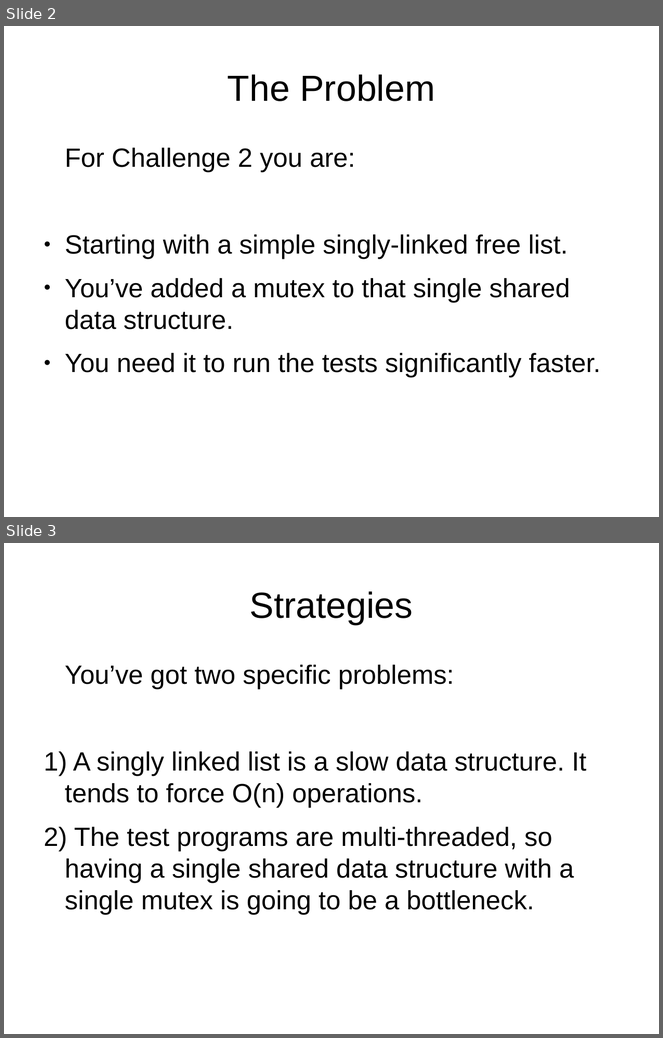
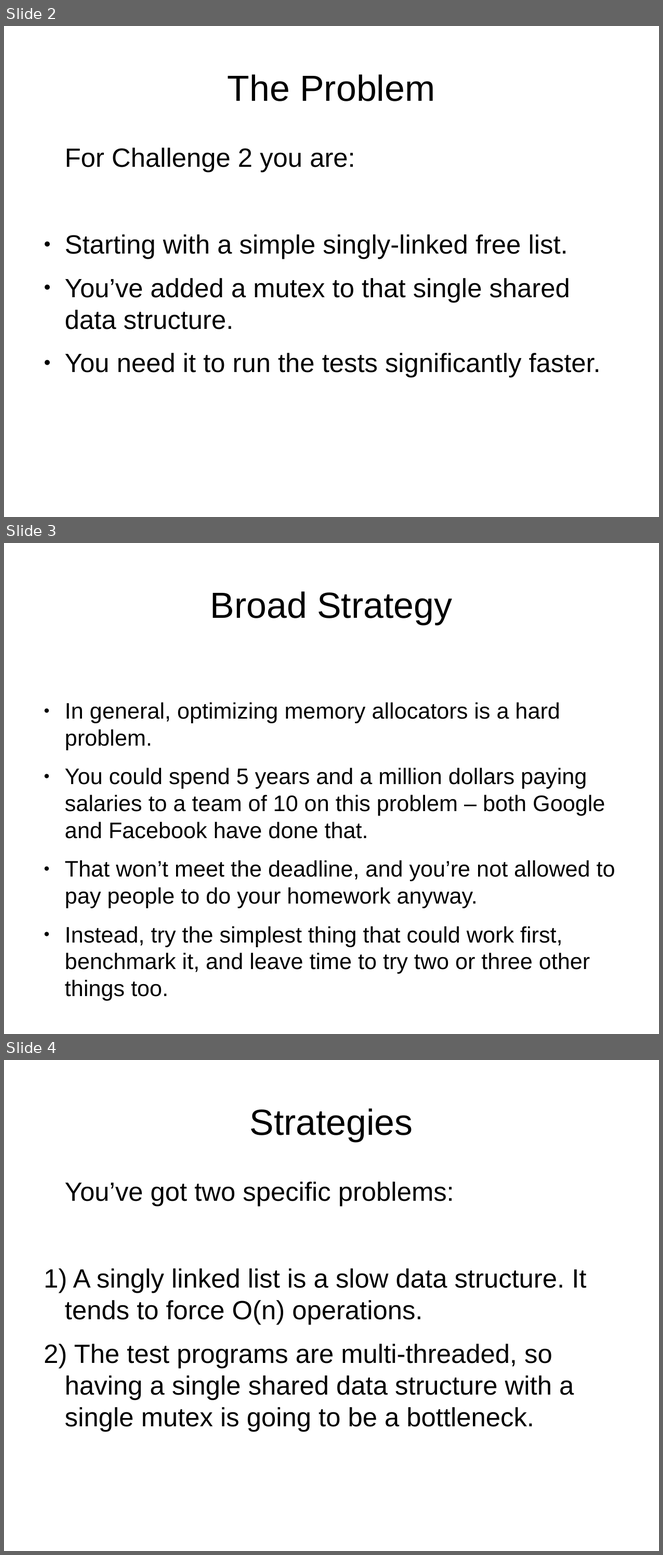
Before and after one commit to NatTuck/khoury-ntuck, a slide deck: courses/2020/01/cs3650/notes/18-advanced-malloc/ch02-hints.odp. Shown one above the other, each under a label of ours: slides 2 and 3 before the commit, slides 2, 3 and 4 after it. The pictures are 663x1038 and 663x1555 pixels, drawn with LibreOffice and Linux fonts; fonts in the diff are those of the drawing; background and template pictures are left out. Boxes give left, top, right and bottom in pixels: in the first picture for what was removed or moved away, otherwise in the second. Text is boxed around its words. In the diff, an @@ line names an element or a change of style, - is before the commit and + after.

```diff
--- a/courses/2020/01/cs3650/notes/18-advanced-malloc/ch02-hints.odp
+++ b/courses/2020/01/cs3650/notes/18-advanced-malloc/ch02-hints.odp
@@ slide 3 added at [4,543,659,1034], background #FFFFFF @@
@@ title added at [210,591,452,625], 44 pt, text #000000 @@
+Broad Strategy
@@ text added at [65,702,616,1001], 27.2 pt, text #000000 @@
+● In general, optimizing memory allocators is a hard problem.
+● You could spend 5 years and a million dollars paying salaries to a team of 10 on this problem – both Google and Facebook have done that.
+● That won’t meet the deadline, and you’re not allowed to pay people to do your homework anyway.
+● Instead, try the simplest thing that could work first, benchmark it, and leave time to try two or three other things too.
@@ what was slide 3 is now slide 4 @@
```
Also in this commit, not shown: 1 slide changed, 8 other slides added, 6 other files.
